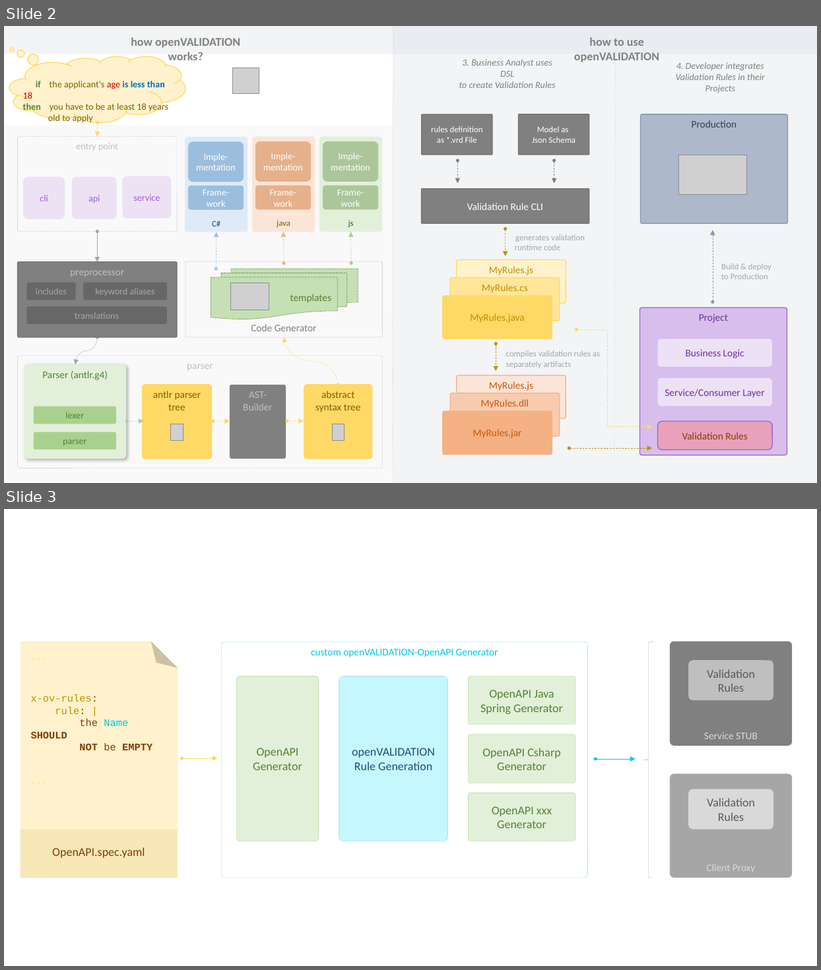
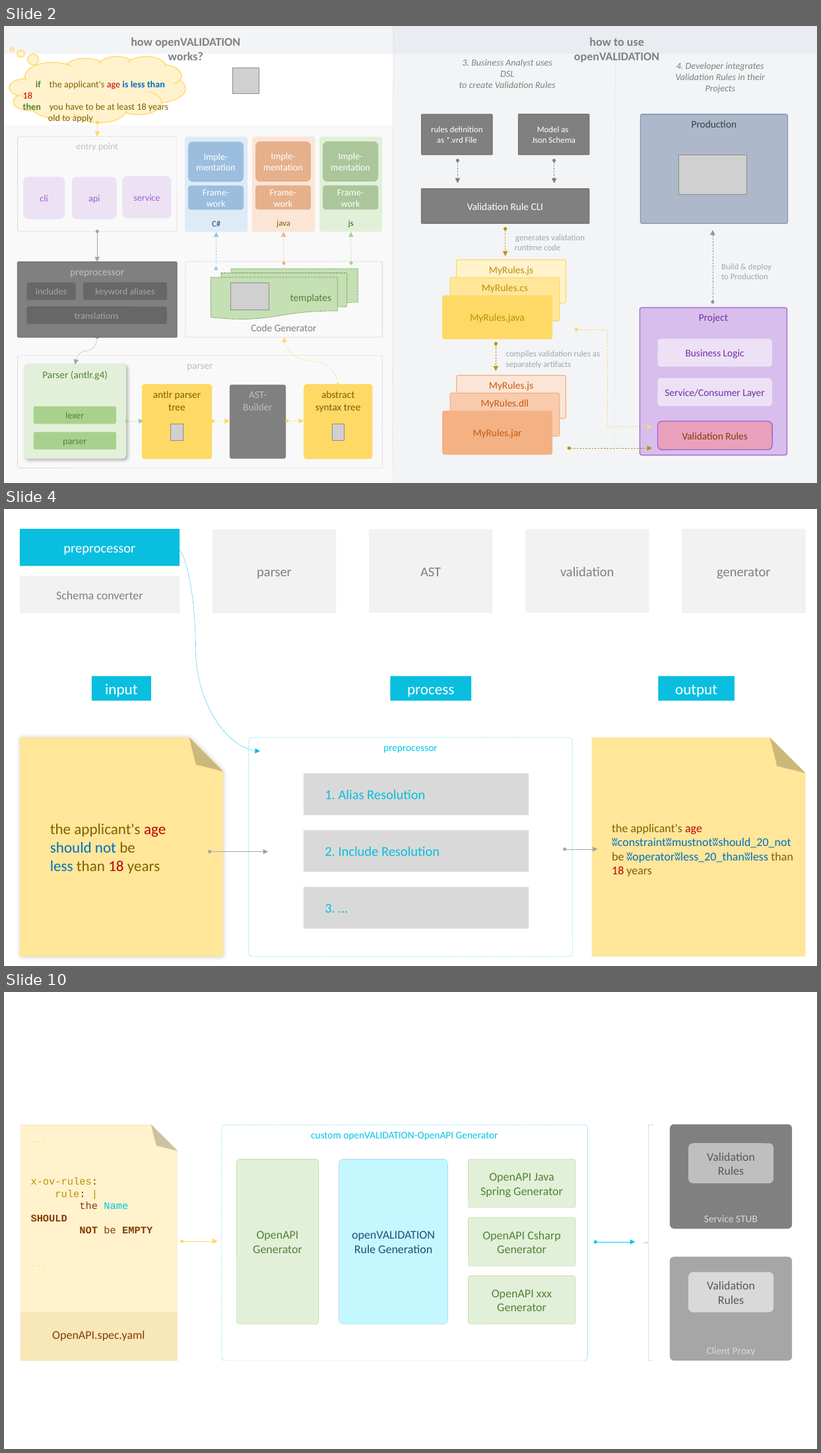
Before and after one commit to openvalidation/openvalidation, a slide deck: docs/ci/Architecture.pptx. Shown one above the other, each under a label of ours: slides 2 and 3 before the commit, slides 2, 4 and 10 after it; the slides between them are not shown. The pictures are 821x970 and 821x1453 pixels, drawn with LibreOffice and Linux fonts; fonts in the diff are those of the drawing; grey boxes stand for pictures. Boxes give left, top, right and bottom in pixels: in the first picture for what was removed or moved away, otherwise in the second. Text is boxed around its words. In the diff, an @@ line names an element or a change of style, - is before the commit and + after.

```diff
--- a/docs/ci/Architecture.pptx
+++ b/docs/ci/Architecture.pptx
@@ slide 4 added at box(4, 509, 817, 966), background #FFFFFF @@
@@ curved double arrow added from (176, 547) to (260, 752), #09BEDF 0.25 pt @@
@@ group added at box(20, 529, 806, 613): 6 rounded rectangles @@
+preprocessor
+parser
+generator
+AST
+Schema converter
+validation
@@ rectangle added at box(92, 676, 152, 700), fill #09BEDF, 18 pt, text #FFFFFF @@
+input
@@ rectangle added at box(391, 676, 472, 700), fill #09BEDF, 18 pt, text #FFFFFF @@
+process
@@ rectangle added at box(659, 676, 735, 700), fill #09BEDF, 18 pt, text #FFFFFF @@
+output
@@ folded corner added at box(20, 738, 224, 957), fill #FFE699 @@
@@ rounded rectangle added at box(249, 738, 572, 957), outline #00C7EA 0.25 pt dashed, 12 pt, text #00C7EA @@
+preprocessor
@@ folded corner added at box(592, 738, 806, 957), fill #FFE699 @@
@@ rounded rectangle added at box(304, 774, 529, 815), fill #D9D9D9, 16 pt, text #09BEDF @@
+1. Alias Resolution
@@ text added at box(50, 824, 166, 874), 18 pt, text #806000 @@
+the applicant's age
+should not be
+less than 18 years
@@ text added at box(612, 824, 793, 877), 14 pt, text #0070C0 @@
+the applicant's age
+ʬconstraintʬmustnotʬshould_20_not be ʬoperatorʬless_20_thanʬless than 18 years
@@ rounded rectangle added at box(304, 830, 529, 872), fill #D9D9D9, 16 pt, text #09BEDF @@
+2. Include Resolution
@@ double arrow added from (209, 852) to (268, 852), #A6A6A6 0.25 pt @@
@@ double arrow added from (565, 850) to (598, 850), #A6A6A6 0.25 pt @@
@@ rounded rectangle added at box(304, 887, 529, 929), fill #D9D9D9, 16 pt, text #09BEDF @@
+3. …
@@ what was slide 3 is now slide 10 @@
```
Also in this commit, not shown: 17 other slides added, 1 other file.
